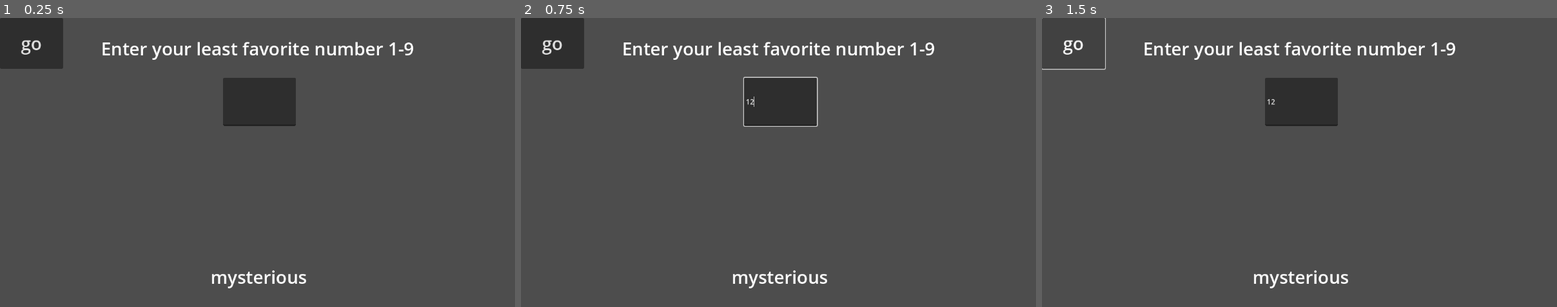
Above: before the commit, frames 1-3 (left to right).
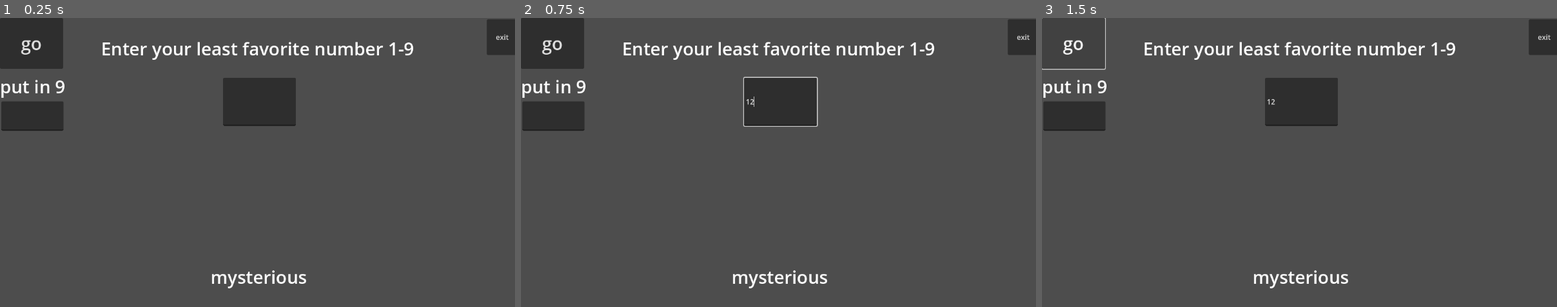
Above: after the commit, the same moments.

Repository: max-schilling/game-design-1
Game: Godot game, scene res://prog_76a.tscn
Two runs of this game, one before a commit and one after it. Both use one fixed random seed, a clock stepped at 60 frames per second and the inputs below. The project has no main scene, so this scene is started directly.
Inputs (mouse positions are in pixels of both pictures, inside the frame that each line leads up to):
- Up to frame 1 (0.25 s): no input
- Up to frame 2 (0.75 s): click (778, 101) at 0.52 s; type "12" at 0.6 s
- Up to frame 3 (1.5 s): click "go" at 1.25 s

The runs differ from the first frame. In frame 1, 2.1% of the frame differs, in the area x 0-100%, y 0-39%; in frame 2, 2.1%; in frame 3, 2.1%.
Error before the commit: Invalid operands 'String' and 'int' in operator '*'. (res://prog_76a.gd:7)
Error after the commit: Invalid operands 'String' and 'int' in operator '=='. (res://prog_76a.gd:9)

Commit message:
update 1 || 9/12 24

Diff:
--- a/prog_76a.gd
+++ b/prog_76a.gd
@@ -3,7 +3,25 @@
 
 
 func _on_button_pressed() -> void:
-	var fun = $LineEdit.text
-	var more = fun * 9
-	var yea = more * 12345679
-	$Label2.text = "boo " + str(yea)
+	var num = $LineEdit.text
+	var num3 = $LineEdit2.text
+
+	if num3 == 9:
+		$Label2.text = "good"
+
+	else: num3 > 9
+	$Label2.text = "Uh oh"
+
+	if num3 == 9:
+		$Label2.text = "good"
+	else: num3 < 9
+	$Label2.text = "uh oh"
+
+	var num2 = num * num3
+	var yea = num2 * 12345679
+
+	$Label2.text = " " + str(yea)
+
+
+func _on_btn_exit_pressed() -> void:
+	get_tree().quit()
--- a/prog_76a.tscn
+++ b/prog_76a.tscn
@@ -45,4 +45,30 @@
 horizontal_alignment = 1
 vertical_alignment = 1
 
+[node name="btnExit" type="Button" parent="."]
+layout_mode = 0
+offset_left = 1089.0
+offset_top = 3.0
+offset_right = 1158.0
+offset_bottom = 83.0
+text = "exit"
+
+[node name="LineEdit2" type="LineEdit" parent="."]
+layout_mode = 0
+offset_left = 3.0
+offset_top = 187.0
+offset_right = 142.0
+offset_bottom = 253.0
+
+[node name="Label3" type="Label" parent="."]
+layout_mode = 0
+offset_top = 120.0
+offset_right = 139.0
+offset_bottom = 188.0
+theme = ExtResource("2_tqoml")
+text = "put in 9"
+horizontal_alignment = 1
+vertical_alignment = 1
+
 [connection signal="pressed" from="Button" to="." method="_on_button_pressed"]
+[connection signal="pressed" from="btnExit" to="." method="_on_btn_exit_pressed"]
